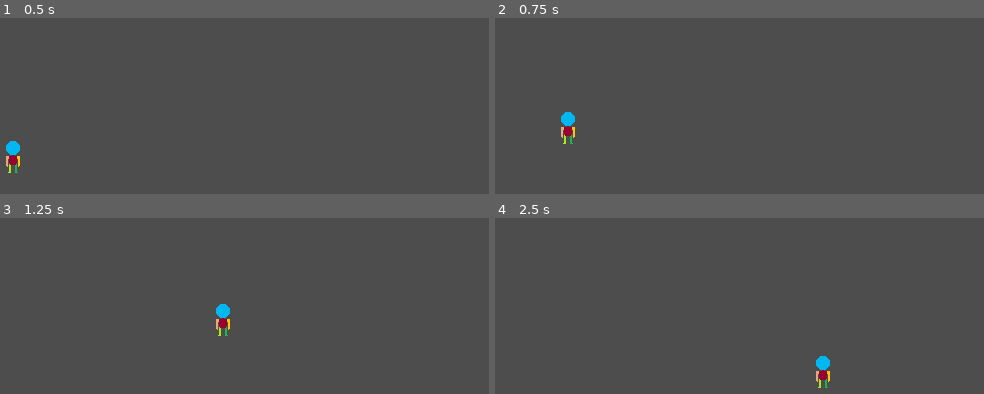
Above: before the commit, frames 1-4 (two rows, left to right).
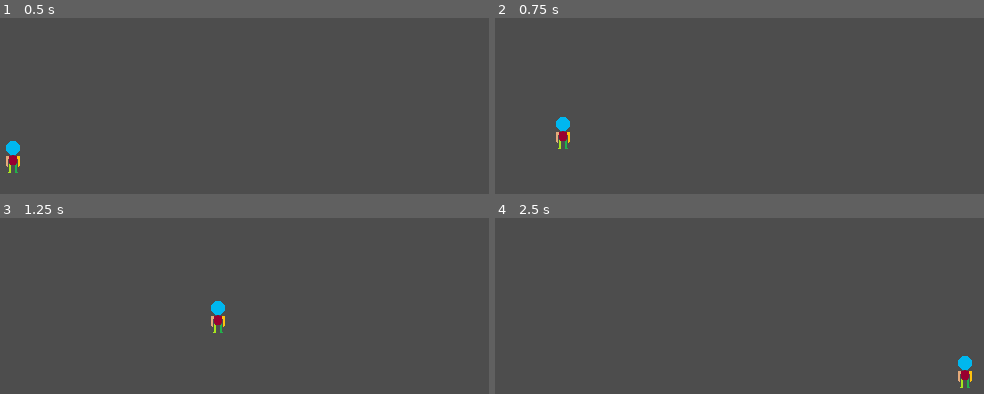
Above: after the commit, the same moments.

Repository: Crustar/Godot_HackSlash_project
Game: Godot game, scene res://level/test_scene.tscn
The game is run twice, just before and just after one commit, with the same random seed, the same clock (stepped at 60 frames per second) and the same inputs.
Inputs:
- Up to frame 1 (0.5 s): no input
- Up to frame 2 (0.75 s): hold D (right) from 0.53 s (still down); tap Space (jump) at 0.6 s
- Up to frame 3 (1.25 s): keep holding D (right); tap Space (jump) at 0.77, 1.07 s
- Up to frame 4 (2.5 s): tap Space (jump) at 1.35, 1.52, 1.82, 2.1 s; release D (right) at 2.03 s; hold A (left) from 2.03 s (still down)

Frame 1 is identical in both runs. In frame 2, 0.5% of the frame differs, in the area x 12-17%, y 53-75%; in frame 3, 0.4%; in frame 4, 0.7%, in the area x 65-98%, y 78-97%.

Commit message:
implement basic state machine loop (run/jump actions)

Diff:
--- a/player/player.gd
+++ b/player/player.gd
@@ -3,3 +3,8 @@
 
 const SPEED = 300.0
 const JUMP_VELOCITY = 400.0
+
+const MAX_SPEED = 600.0
+const MAX_JUMP_VELOCITY = 700.0
+const ACCELERATION = 700.0
+const FRICTION = 1200.0
--- a/player/player.tscn
+++ b/player/player.tscn
@@ -1,10 +1,12 @@
-[gd_scene load_steps=6 format=3 uid="uid://c1tv4ktn7kmt6"]
+[gd_scene load_steps=8 format=3 uid="uid://c1tv4ktn7kmt6"]
 
 [ext_resource type="Texture2D" uid="uid://c0tllef5hy03q" path="res://asset/chara_placeholder.png" id="1_glwn7"]
 [ext_resource type="Script" uid="uid://bjxmhq005u8pi" path="res://player/player.gd" id="1_rkbax"]
 [ext_resource type="PackedScene" uid="uid://1mkyt2mo3a06" path="res://state_machine/state_machine.tscn" id="3_yw30f"]
-[ext_resource type="Script" uid="uid://ckerxifey5ylg" path="res://state_machine/player/ground.gd" id="4_qjkh3"]
-[ext_resource type="Script" uid="uid://bjyvw7vluxeet" path="res://state_machine/player/air.gd" id="5_g6k8r"]
+[ext_resource type="Script" uid="uid://ckerxifey5ylg" path="res://state_machine/player/idling.gd" id="4_qjkh3"]
+[ext_resource type="Script" uid="uid://bjyvw7vluxeet" path="res://state_machine/player/jumping.gd" id="5_g6k8r"]
+[ext_resource type="Script" uid="uid://2fa5l36hxnxi" path="res://state_machine/player/falling.gd" id="6_boad6"]
+[ext_resource type="Script" uid="uid://d4udymj6r4jq" path="res://state_machine/player/running.gd" id="7_boad6"]
 
 [node name="player" type="CharacterBody2D"]
 script = ExtResource("1_rkbax")
@@ -17,11 +19,19 @@
 texture = ExtResource("1_glwn7")
 
 [node name="state_machine" parent="." node_paths=PackedStringArray("initial_state", "player_node") instance=ExtResource("3_yw30f")]
-initial_state = NodePath("ground")
+initial_state = NodePath("idling")
 player_node = NodePath("..")
 
-[node name="ground" type="Node" parent="state_machine"]
+[node name="idling" type="Node" parent="state_machine"]
 script = ExtResource("4_qjkh3")
 
-[node name="air" type="Node" parent="state_machine"]
+[node name="jumping" type="Node" parent="state_machine"]
 script = ExtResource("5_g6k8r")
+
+[node name="falling" type="Node" parent="state_machine"]
+script = ExtResource("6_boad6")
+metadata/_custom_type_script = "uid://p8ksei017jna"
+
+[node name="running" type="Node" parent="state_machine"]
+script = ExtResource("7_boad6")
+metadata/_custom_type_script = "uid://p8ksei017jna"
--- a/state_machine/player/air.gd
+++ /dev/null
@@ -1,23 +0,0 @@
-extends PlayerState
-
-
-func enter() -> void:
-	print_debug("entering AIR state")
-
-func exit() -> void:
-	pass
-
-func frame_update(delta: float) -> void:
-	pass
-
-func physics_update(delta: float) -> void:
-	var direction := Input.get_axis("left", "right")
-	if direction:
-		player.velocity.x = direction * player.SPEED
-	else:
-		player.velocity.x = move_toward(player.velocity.x, 0, player.SPEED)
-	if player.is_on_floor():
-		Transition.emit(self,"ground")
-
-	player.velocity += player.get_gravity() * delta
-	player.move_and_slide()
--- /dev/null
+++ b/state_machine/player/falling.gd
@@ -0,0 +1,30 @@
+extends PlayerState
+
+
+func enter() -> void:
+	print_debug("entering FALLING state")
+
+func exit() -> void:
+	pass
+
+func frame_update(delta: float) -> void:
+	pass
+
+func physics_update(delta: float) -> void:
+	# Physic logic
+	var direction := Input.get_axis("left", "right")
+	if direction:
+		var target_speed :float = direction * player.SPEED
+		player.velocity.x = move_toward(player.velocity.x,target_speed, player.ACCELERATION * delta)
+	else:
+		player.velocity.x = move_toward(player.velocity.x, 0, player.ACCELERATION * delta)
+
+	player.velocity += player.get_gravity() * delta
+	player.move_and_slide()
+
+	# Transition logic
+	if player.is_on_floor(): # player just landed and...
+		if direction: # ...directional input is present -> running state
+			Transition.emit(self,"running")
+		else: # ...directional input in absent -> idling state
+			Transition.emit(self,"idling")
--- a/state_machine/player/ground.gd
+++ /dev/null
@@ -1,25 +0,0 @@
-extends PlayerState
-
-
-func enter():
-	print_debug("entering GROUND state")
-
-func physics_update(delta: float) -> void:
-	var direction := Input.get_axis("left", "right")
-	if direction:
-		player.velocity.x = direction * player.SPEED
-	else:
-		player.velocity.x = move_toward(player.velocity.x, 0, player.SPEED)
-	if Input.is_action_just_pressed("jump"):
-		player.velocity.y = - player.JUMP_VELOCITY
-		Transition.emit(self,"air")
-
-	player.velocity += player.get_gravity() * delta
-	player.move_and_slide()
-
-	if !player.is_on_floor():
-		Transition.emit(self,"air")
-
-
-func frame_update(delta: float) -> void:
-	pass
--- /dev/null
+++ b/state_machine/player/idling.gd
@@ -0,0 +1,30 @@
+extends PlayerState
+
+
+func enter():
+	print_debug("entering IDLING state")
+
+func physics_update(delta: float) -> void:
+	# Physic logic
+	player.velocity.x = move_toward(player.velocity.x, 0, player.ACCELERATION * delta)
+
+	player.velocity += player.get_gravity() * delta
+	player.move_and_slide()
+
+
+	# Transition logic
+	var direction := Input.get_axis("left", "right")
+	if direction: # direction pressed -> running state
+		Transition.emit(self,"running")
+	if !player.is_on_floor(): # player can fall -> falling state
+		Transition.emit(self,"falling")
+	elif Input.is_action_just_pressed("jump"): # jump pressed -> jumping state
+		Transition.emit(self,"jumping")
+
+
+
+
+
+
+func frame_update(delta: float) -> void:
+	pass
--- /dev/null
+++ b/state_machine/player/jumping.gd
@@ -0,0 +1,33 @@
+extends PlayerState
+
+
+func enter() -> void:
+	player.velocity.y += - player.JUMP_VELOCITY
+	print_debug("entering JUMPING state")
+
+func exit() -> void:
+	pass
+
+func frame_update(delta: float) -> void:
+	pass
+
+func physics_update(delta: float) -> void:
+	# Physic logic
+	var direction := Input.get_axis("left", "right")
+	if direction:
+		var target_speed :float = direction * player.SPEED
+		player.velocity.x = move_toward(player.velocity.x,target_speed, player.ACCELERATION * delta)
+	else:
+		player.velocity.x = move_toward(player.velocity.x, 0, player.ACCELERATION * delta)
+
+	player.velocity += player.get_gravity() * delta
+	player.move_and_slide()
+
+	# Transition logic
+	if player.velocity.y > 0: # player no longer jumping UP -> falling state
+		Transition.emit(self,"falling")
+	if player.is_on_floor(): # player just landed and...
+		if direction: # ...directional input is present -> running state
+			Transition.emit(self,"running")
+		else: # ...directional input in absent -> idling state
+			Transition.emit(self,"idling")
--- /dev/null
+++ b/state_machine/player/running.gd
@@ -0,0 +1,33 @@
+extends PlayerState
+
+
+func enter():
+	print_debug("entering RUNNING state")
+
+func exit():
+	pass
+
+func physics_update(delta: float) -> void:
+	# physic logic
+	var direction := Input.get_axis("left", "right")
+	if direction:
+		var target_speed :float = direction * player.SPEED
+		player.velocity.x = move_toward(player.velocity.x,target_speed, player.ACCELERATION)
+
+	player.velocity += player.get_gravity() * delta
+	player.move_and_slide()
+
+
+	# transition logic
+	if !direction : # no more input -> idling state
+		Transition.emit(self,"idling")
+	if !player.is_on_floor(): # player can fall -> falling state
+		Transition.emit(self,"falling")
+	elif Input.is_action_just_pressed("jump"): # jump pressed -> jumping state
+		Transition.emit(self,"jumping")
+
+
+
+
+func frame_update(delta: float) -> void:
+	pass
Not shown, added: state_machine/player/falling.gd.uid
Renamed: state_machine/player/ground.gd.uid -> state_machine/player/idling.gd.uid
Renamed: state_machine/player/air.gd.uid -> state_machine/player/jumping.gd.uid
Not shown, added: state_machine/player/running.gd.uid
Not shown, changed: README.md
